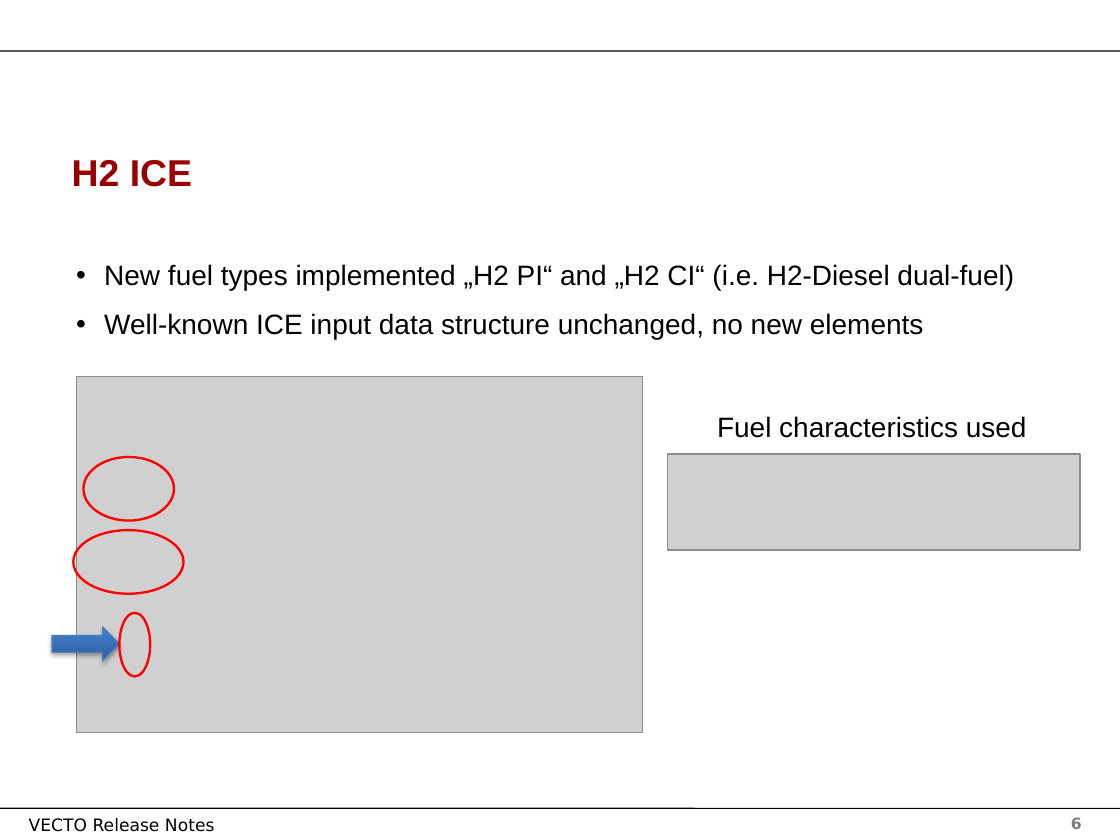
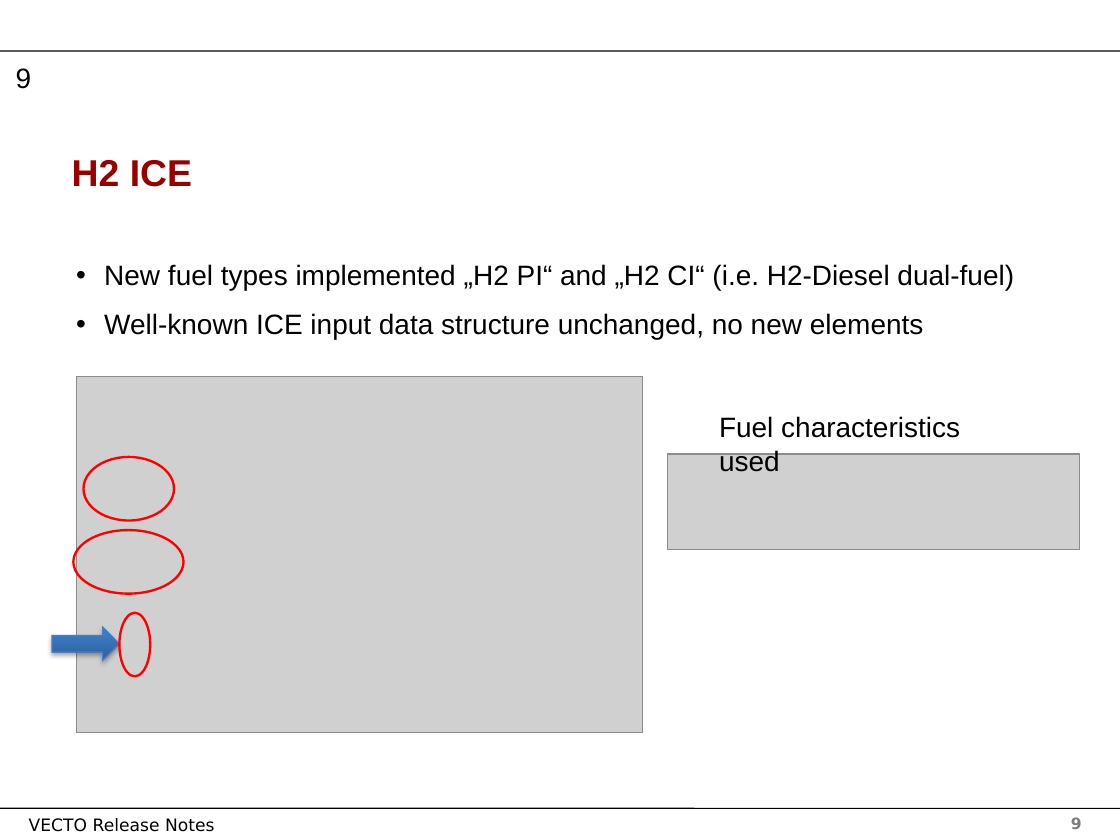
Before and after one commit to tanawadeatharva/BharatVECTO, a slide deck: slide 9 of Documentation/User Manual Source/Release Notes Vecto0.x-DEV.pptx (slide 6 before the commit). Drawn at 1120x840 pixels with LibreOffice and Linux fonts; fonts in the diff are those of the drawing; grey boxes stand for pictures; background and template pictures are left out. Boxes give left, top, right and bottom in pixels: in the first picture for what was removed or moved away, otherwise in the second. Text is boxed around its words. In the diff, an @@ line names an element or a change of style, - is before the commit and + after.

```diff
--- a/Documentation/User Manual Source/Release Notes Vecto0.x-DEV.pptx
+++ b/Documentation/User Manual Source/Release Notes Vecto0.x-DEV.pptx
@@ page number added at bbox=[16, 68, 32, 89], 18 pt, text #000000 @@
+9
@@ text "Fuel characteristics used" rewrapped from bbox=[717, 416, 1027, 438] to bbox=[719, 416, 960, 472] @@
@@ page number at bbox=[1071, 817, 1082, 829]: text changed @@
-6
+9
```
Also in this commit, not shown: 31 other slides changed, 3 slides added, 3 other files.
